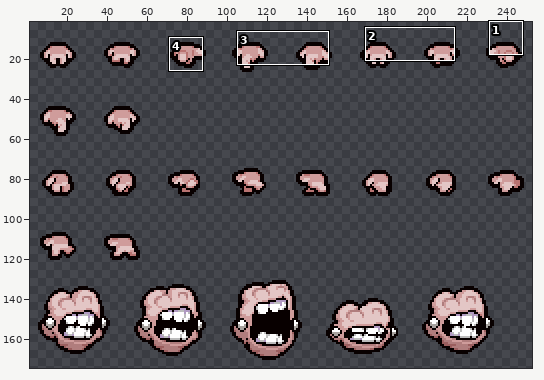
Two versions of one sprite sheet, resources/gfx/monsters/glutty.png. The picture above shows the old version from afar; the outline marks the close-up.
Close-up. The starting point:
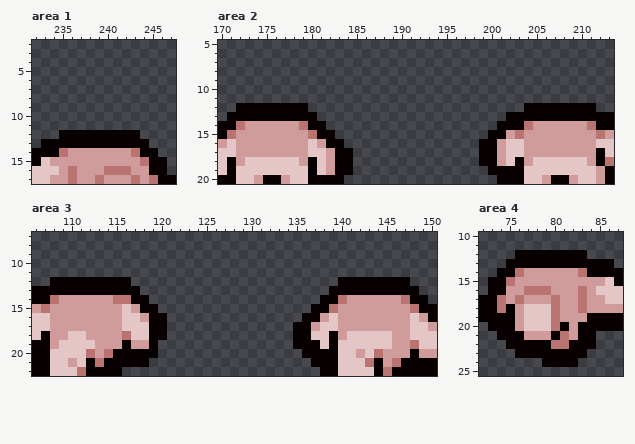
The file is 288x176 pixels. Colours within 5 levels of each other are drawn and written as one. Shown: area 1: x 232..247, y 2..17; area 2: x 170..213, y 5..20; area 3: x 106..150, y 7..22; area 4: x 72..87, y 10..25. The wide view leaves out empty margins. The commit also changed other parts of the picture, which this record leaves out.
New version:
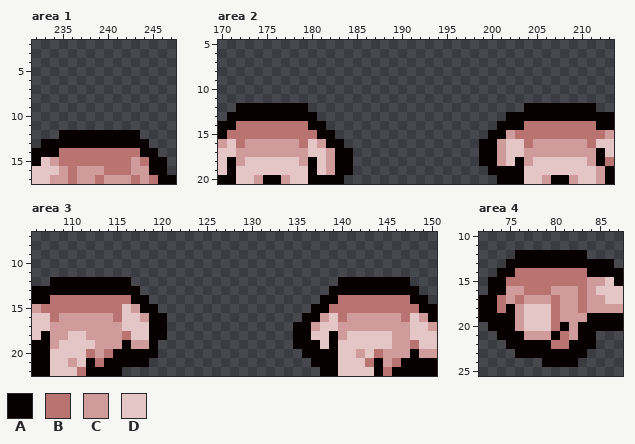
Palette (. is transparent): A #080000  B #b97371  C #cf9c9b  D #e3c6c5
From old to new:
--- area 1
@@ x 232..247 @@
 13 .AAAAAAAAAAAA...
-14 AAABCCCCCCCBAA..
-15 ADCCCCCCCCCCBAA.
+14 AAABBBBBBBBBAA..
+15 ADCBBBBBBBBCBAA.
 16 DDDCBCCCBBBCCAA.
--- area 2
@@ x 170..213 @@
 13 .AAAAAAAAAA.....................AAAAAAAAAAAA
-14 AABCCCCCCBAA...................AAABCCCCCCBAA
-15 ABCCCCCCCCBAA.................AACBCCCCCCCCBC
-16 CDCCCCCCCCDCAA...............AACDDCCCCCCCCDD
+14 AABBBBBBBBAA...................AAABBBBBBBBAA
+15 ABBBBBBBBBBAA.................AACBBBBBBBBBBC
+16 CDBCCCCCCBDCAA...............AACDDBCCCCCCBDD
 17 DDCCCCCCCCDDCAA..............AACDDCCCCCCCCAD
--- area 3
@@ x 106..150 @@
 13 AAAAAAAAAAAA.....................AAAAAAAAAA..
-14 AABCCCCCCBBAA...................AABCCCCCCBAA.
-15 CBCCCCCCCCDCAA.................AABCCCCCCCCBAA
-16 DDCCCCCCCCDDCAA...............AACDCCCCCCCCDCA
+14 AABBBBBBBBBAA...................AABBBBBBBBAA.
+15 CBBBBBBBBBDCAA.................AABBBBBBBBBBAA
+16 DDBCCCCCCBDDCAA...............AACDBCCCCCCBDCA
 17 DDCCCCCCCCDDDAA..............AACDDCCCCCCCCDDC
--- area 4
@@ x 72..87 @@
 13 ...AAAAAAAAAAAA.
-14 ..AABCCCCCCBAAAA
-15 .AABCCCCCCCCCCDA
+14 ..AABBBBBBBBAAAA
+15 .AABBBBBBBBBCCDA
 16 .AACCBBBCCCBCDDD
Changed places in both close-ups, as pixel boxes (x1, y1, x2, y2):
changed: (59, 148, 131, 166)
changed: (236, 121, 308, 148)
changed: (524, 121, 596, 148)
changed: (50, 295, 122, 322)
changed: (338, 295, 410, 322)
changed: (515, 268, 587, 286)
